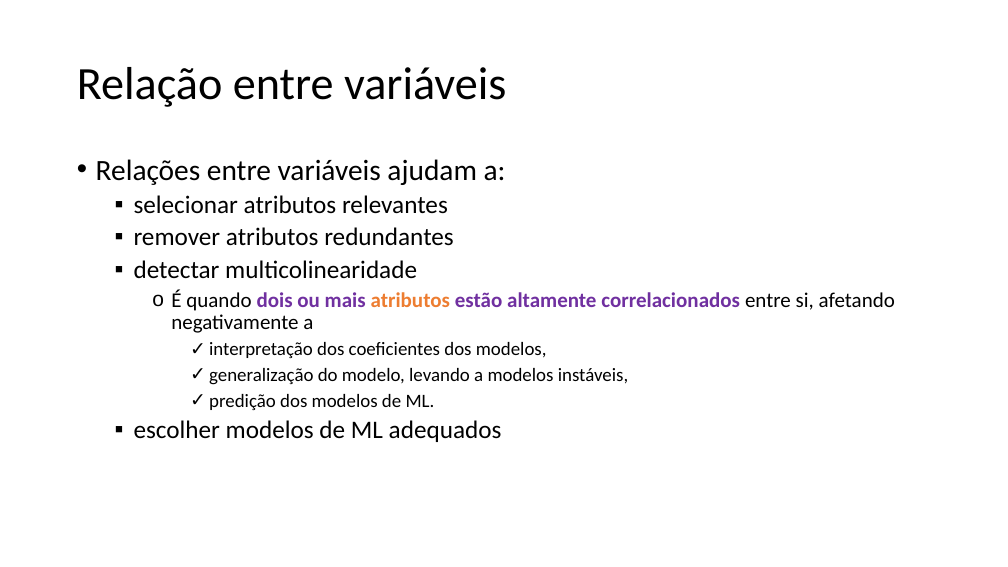
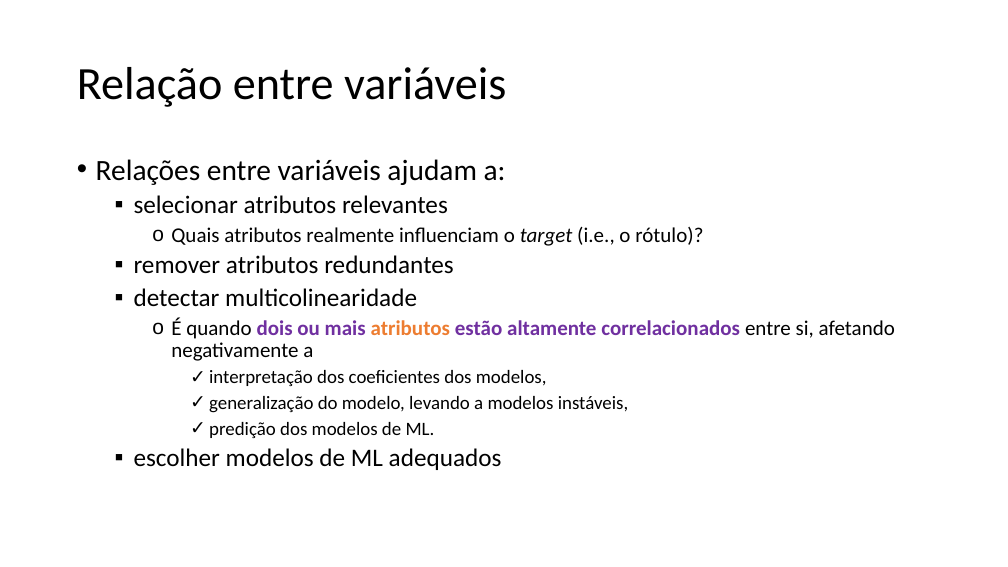
Before and after one commit to zz4fap/c24_inteligencia_artificial, a slide deck: slide 39 of slides/C24_EDA.pptx (slide 40 before the commit). Drawn at 1008x567 pixels with LibreOffice and Linux fonts; fonts in the diff are those of the drawing. Boxes give left, top, right and bottom in pixels: in the first picture for what was removed or moved away, otherwise in the second. Text is boxed around its words. In the diff, an @@ line names an element or a change of style, - is before the commit and + after.

```diff
--- a/slides/C24_EDA.pptx
+++ b/slides/C24_EDA.pptx
@@ text at [171, 227, 703, 246]: paragraph added @@
+    o Quais atributos realmente influenciam o target (i.e., o rótulo)?
```
Also in this commit, not shown: 9 other slides changed, 1 other file.
